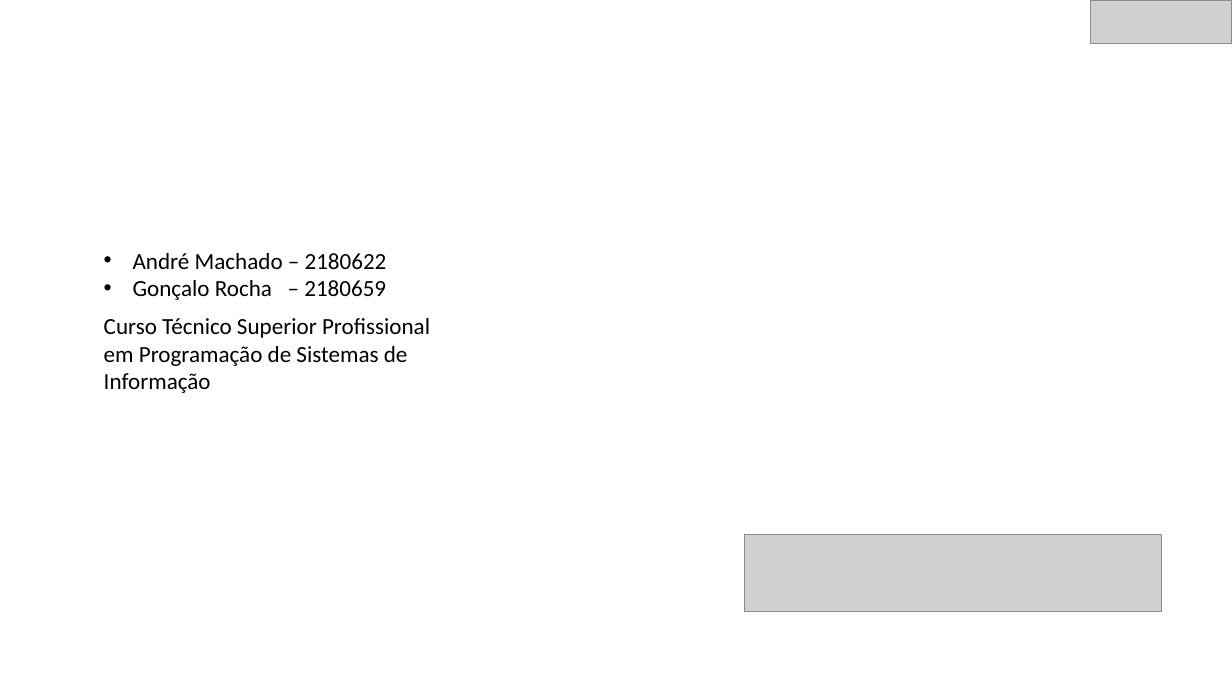
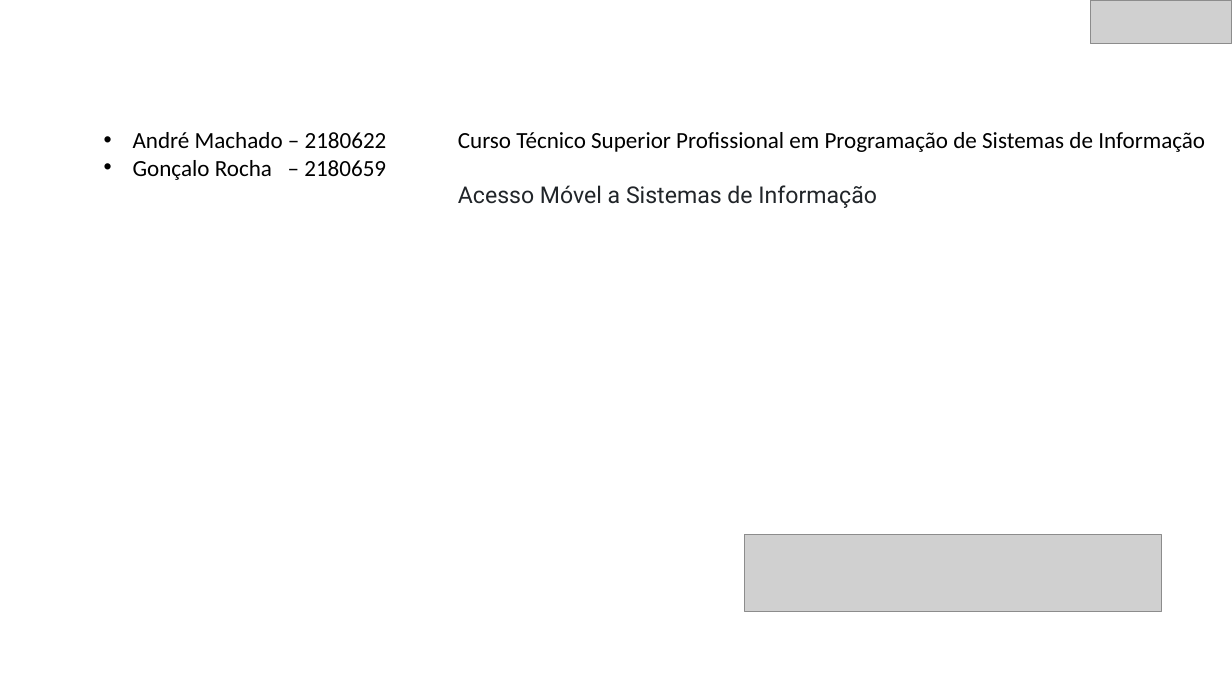
Before and after one commit to 2180622/IPL_PSI_ProjetoFinal_SARAMAGO, a slide deck: slide 1 of Documentacao/Especificacao_Sistema_Informacao/AndroidPowerPoint.pptx. Drawn at 1232x693 pixels with LibreOffice and Linux fonts; fonts in the diff are those of the drawing; grey boxes stand for pictures; background and template pictures are left out. Boxes give left, top, right and bottom in pixels: in the first picture for what was removed or moved away, otherwise in the second. Text is boxed around its words. In the diff, an @@ line names an element or a change of style, - is before the commit and + after.

Commit message:
Powerpoint update (20%)

```diff
--- a/Documentacao/Especificacao_Sistema_Informacao/AndroidPowerPoint.pptx
+++ b/Documentacao/Especificacao_Sistema_Informacao/AndroidPowerPoint.pptx
@@ text "André Machado – 2180622": place and size @@
-text "André Machado – 2180622" at <box>133,253,387,300</box>
+text "André Machado – 2180622" at <box>133,132,387,180</box>
@@ text "Curso Técnico Superior Profissional em ...": place and size @@
-text "Curso Técnico Superior Profissional em ..." at <box>104,318,430,393</box>
+text "Curso Técnico Superior Profissional em ..." at <box>458,132,1205,208</box>
@@ text at <box>458,185,877,208</box>: paragraph added @@
+Acesso Móvel a Sistemas de Informação
```
Also in this commit, not shown: 6 slides added, 1 other file.
